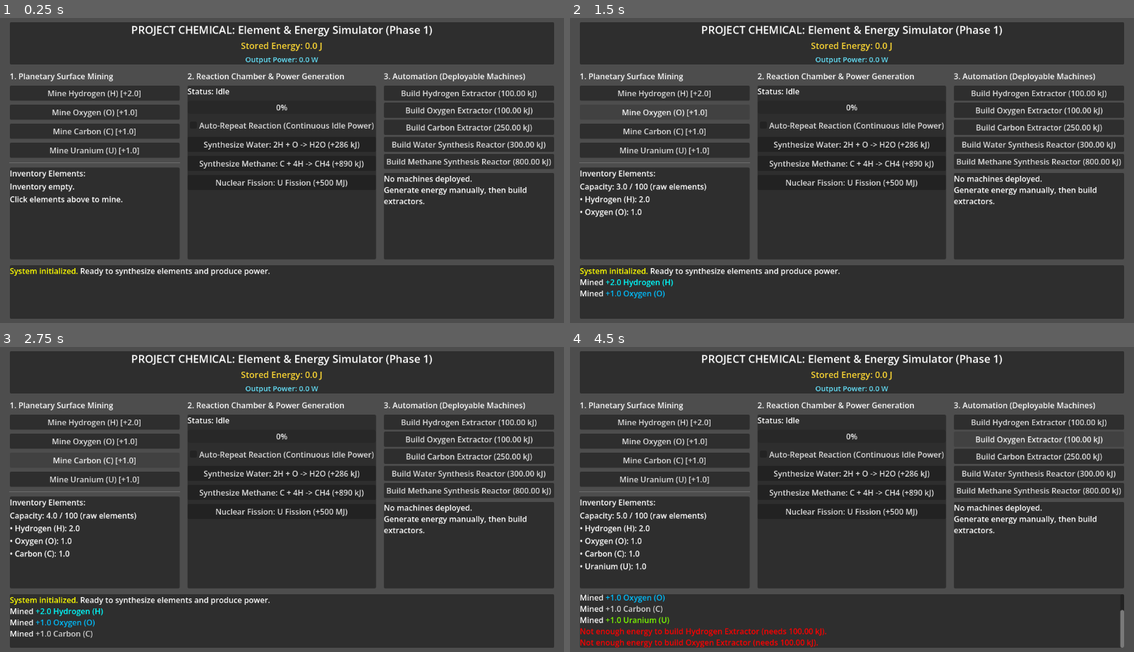
Above: before the commit, frames 1-4 (two rows, left to right).
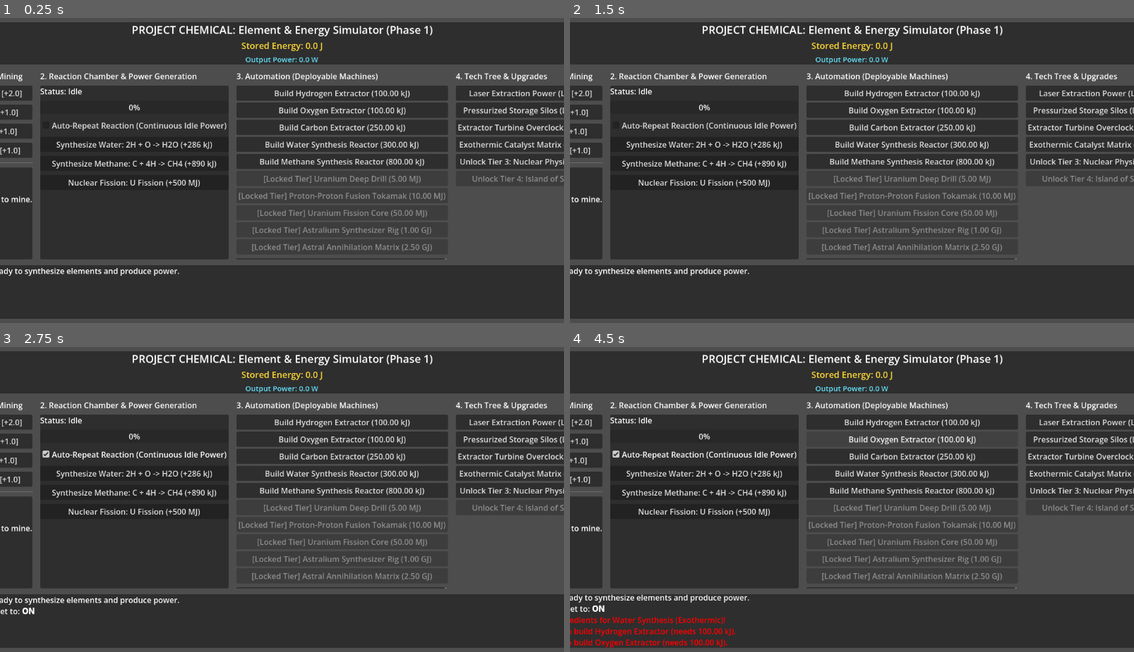
Above: after the commit, the same moments.

Repository: Aramanthy/project_chemical
Game: Godot game, scene res://src/scenes/main.tscn
The game is run twice, just before and just after one commit, with the same random seed, the same clock (stepped at 60 frames per second) and the same inputs.
Inputs (mouse positions are in pixels of both pictures, inside the frame that each line leads up to):
- Up to frame 1 (0.25 s): no input
- Up to frame 2 (1.5 s): click (665, 94) at 0.5 s, where only the run before the commit has a clickable "Mine Hydrogen (H) [+2.0]"; click (665, 112) at 1.25 s, where only the run before the commit has a clickable "Mine Oxygen (O) [+1.0]"
- Up to frame 3 (2.75 s): click (95, 459) at 2 s, where only the run before the commit has a clickable "Mine Carbon (C) [+1.0]"
- Up to frame 4 (4.5 s): click (665, 478) at 2.75 s, where only the run before the commit has a clickable "Mine Uranium (U) [+1.0]"; click "Build Hydrogen Extractor (100…" at 3.5 s; click "Build Oxygen Extractor (100.0…" at 4.25 s

The runs differ from the first frame. In frame 1, 24% of the frame differs, in the area x 0-100%, y 1-99%; in frame 2, 25%; in frame 3, 25%; in frame 4, 26%.

Commit message:
feat(progression): add TechTree upgrades, tier unlocks, and Tier 3/4 machines
- TechTree with scaling costs, prerequisites, and max levels
- Tier 3 Nuclear and Tier 4 Exotic machines in MachineCatalog
- Automatic propagation of multipliers in GameState
- Tech Tree & Upgrades UI column in main scene
- 7 unit tests in test_tech_tree.gd (45 total)

Diff:
--- a/src/core/auto_extractor.gd
+++ b/src/core/auto_extractor.gd
@@ -6,6 +6,7 @@
 
 var element_id: String = ""
 var rate_per_sec: float = 1.0
+var rate_multiplier: float = 1.0
 
 func step(dt: float, state: GameState) -> void:
 	if not enabled:
@@ -21,5 +22,5 @@
 	if not _draw_power(dt, state):
 		return
 
-	inv.add_element(element_id, rate_per_sec * dt)
+	inv.add_element(element_id, rate_per_sec * rate_multiplier * dt)
 	status = Status.RUNNING
--- a/src/core/machine_catalog.gd
+++ b/src/core/machine_catalog.gd
@@ -1,13 +1,13 @@
 class_name MachineCatalog
 extends RefCounted
 
-## Data definitions and factory for all buildable machines.
-## Numbers here are first-pass values; balancing happens in Stage 2 (progression).
+## Data definitions and factory for all buildable machines across all tiers.
 
 const DEFS: Dictionary = {
 	"extractor_h": {
 		"name": "Hydrogen Extractor",
 		"type": "extractor",
+		"tier": ElementData.Tier.TIER_1_LIGHT,
 		"element": "H",
 		"rate_per_sec": 1.0,
 		"power_draw_watts": 2000.0,
@@ -16,6 +16,7 @@
 	"extractor_o": {
 		"name": "Oxygen Extractor",
 		"type": "extractor",
+		"tier": ElementData.Tier.TIER_1_LIGHT,
 		"element": "O",
 		"rate_per_sec": 0.5,
 		"power_draw_watts": 2000.0,
@@ -24,6 +25,7 @@
 	"extractor_c": {
 		"name": "Carbon Extractor",
 		"type": "extractor",
+		"tier": ElementData.Tier.TIER_1_LIGHT,
 		"element": "C",
 		"rate_per_sec": 0.25,
 		"power_draw_watts": 3000.0,
@@ -32,6 +34,7 @@
 	"reactor_water": {
 		"name": "Water Synthesis Reactor",
 		"type": "reactor",
+		"tier": ElementData.Tier.TIER_1_LIGHT,
 		"recipe": "combustion_water",
 		"power_draw_watts": 0.0,
 		"build_cost_joules": 300000.0
@@ -39,9 +42,52 @@
 	"reactor_methane": {
 		"name": "Methane Synthesis Reactor",
 		"type": "reactor",
+		"tier": ElementData.Tier.TIER_1_LIGHT,
 		"recipe": "hydrocarbon_methane",
 		"power_draw_watts": 0.0,
 		"build_cost_joules": 800000.0
+	},
+	"extractor_u": {
+		"name": "Uranium Deep Drill",
+		"type": "extractor",
+		"tier": ElementData.Tier.TIER_3_HEAVY,
+		"element": "U",
+		"rate_per_sec": 0.2,
+		"power_draw_watts": 50000.0,
+		"build_cost_joules": 5000000.0
+	},
+	"reactor_fusion": {
+		"name": "Proton-Proton Fusion Tokamak",
+		"type": "reactor",
+		"tier": ElementData.Tier.TIER_3_HEAVY,
+		"recipe": "hydrogen_fusion",
+		"power_draw_watts": 25000.0,
+		"build_cost_joules": 10000000.0
+	},
+	"reactor_fission": {
+		"name": "Uranium Fission Core",
+		"type": "reactor",
+		"tier": ElementData.Tier.TIER_3_HEAVY,
+		"recipe": "uranium_fission",
+		"power_draw_watts": 100000.0,
+		"build_cost_joules": 50000000.0
+	},
+	"extractor_ex119": {
+		"name": "Astralium Synthesizer Rig",
+		"type": "extractor",
+		"tier": ElementData.Tier.TIER_4_EXOTIC,
+		"element": "EX_119",
+		"rate_per_sec": 0.25,
+		"power_draw_watts": 5000000.0,
+		"build_cost_joules": 1000000000.0
+	},
+	"reactor_astral": {
+		"name": "Astral Annihilation Matrix",
+		"type": "reactor",
+		"tier": ElementData.Tier.TIER_4_EXOTIC,
+		"recipe": "astral_annihilation",
+		"power_draw_watts": 10000000.0,
+		"build_cost_joules": 2500000000.0
 	}
 }
 
@@ -50,6 +96,9 @@
 
 static func get_build_cost(def_id: String) -> float:
 	return float(get_def(def_id).get("build_cost_joules", 0.0))
+
+static func get_tier(def_id: String) -> int:
+	return int(get_def(def_id).get("tier", ElementData.Tier.TIER_1_LIGHT))
 
 ## Instantiates a machine from its definition. Returns null for unknown ids.
 static func create(def_id: String) -> Machine:
--- a/src/scenes/main.gd
+++ b/src/scenes/main.gd
@@ -23,6 +23,10 @@
 @onready var auto_repeat_check: CheckBox = $VBoxContainer/Body/RightCol/ChamberPanel/VBox/AutoRepeatCheck
 @onready var build_buttons: VBoxContainer = $VBoxContainer/Body/AutoCol/BuildButtons
 @onready var machine_list: RichTextLabel = $VBoxContainer/Body/AutoCol/MachinePanel/MachineList
+@onready var upgrade_buttons: VBoxContainer = $VBoxContainer/Body/TechCol/UpgradeButtons
+
+var _upgrade_btn_map: Dictionary = {}  # { upgrade_id: Button }
+var _build_btn_map: Dictionary = {}    # { def_id: Button }
 
 func _ready() -> void:
 	# Initialize Headless Systems
@@ -31,23 +35,27 @@
 	energy_system = game_state.energy
 	inventory = game_state.inventory
 	chamber = ReactionChamber.new()
+	game_state.sync_chamber_modifiers(chamber)
 
 	# Connect Signals
 	energy_system.energy_changed.connect(_on_energy_changed)
 	energy_system.power_rate_updated.connect(_on_power_rate_updated)
 	inventory.inventory_updated.connect(_on_inventory_updated)
 	game_state.machine_added.connect(_on_machine_added)
+	game_state.tech_tree.upgrade_purchased.connect(_on_upgrade_purchased)
 
 	chamber.reaction_started.connect(_on_reaction_started)
 	chamber.reaction_progress_updated.connect(_on_reaction_progress)
 	chamber.reaction_completed.connect(_on_reaction_completed)
 
 	_create_build_buttons()
+	_create_upgrade_buttons()
 
 	# Initial UI Refresh
 	_update_energy_ui()
 	_update_inventory_ui()
 	_update_machine_list()
+	_update_upgrade_buttons()
 	_log("[color=yellow]System initialized.[/color] Ready to synthesize elements and produce power.")
 
 func _process(delta: float) -> void:
@@ -70,12 +78,71 @@
 		button.text = "Build %s (%s)" % [def["name"], EnergySystem.format_joules(def["build_cost_joules"])]
 		button.pressed.connect(_on_build_pressed.bind(def_id))
 		build_buttons.add_child(button)
+		_build_btn_map[def_id] = button
 
 func _on_build_pressed(def_id: String) -> void:
+	if not game_state.is_machine_unlocked(def_id):
+		_log("[color=red]%s requires a higher Tech Tier unlock![/color]" % MachineCatalog.get_def(def_id).get("name", def_id))
+		return
 	var cost: float = MachineCatalog.get_build_cost(def_id)
 	if game_state.build_machine(def_id) == null:
 		_log("[color=red]Not enough energy to build %s (needs %s).[/color]" % [
 			MachineCatalog.get_def(def_id).get("name", def_id), EnergySystem.format_joules(cost)])
+
+func _create_upgrade_buttons() -> void:
+	if not upgrade_buttons:
+		return
+	for upgrade_id in TechTree.UPGRADES.keys():
+		var button := Button.new()
+		button.pressed.connect(_on_upgrade_pressed.bind(upgrade_id))
+		upgrade_buttons.add_child(button)
+		_upgrade_btn_map[upgrade_id] = button
+
+func _on_upgrade_pressed(upgrade_id: String) -> void:
+	var def: Dictionary = TechTree.UPGRADES.get(upgrade_id, {})
+	if not game_state.tech_tree.is_prerequisite_met(upgrade_id):
+		_log("[color=red]Upgrade prerequisite not met for %s.[/color]" % def.get("name", upgrade_id))
+		return
+	if game_state.tech_tree.is_maxed(upgrade_id):
+		_log("[color=orange]%s is already at max level.[/color]" % def.get("name", upgrade_id))
+		return
+	var cost: float = game_state.tech_tree.get_next_cost(upgrade_id)
+	if not game_state.purchase_upgrade(upgrade_id):
+		_log("[color=red]Not enough energy for %s (needs %s).[/color]" % [
+			def.get("name", upgrade_id), EnergySystem.format_joules(cost)])
+
+func _on_upgrade_purchased(upgrade_id: String, new_level: int) -> void:
+	var def: Dictionary = TechTree.UPGRADES.get(upgrade_id, {})
+	game_state.sync_chamber_modifiers(chamber)
+	_update_upgrade_buttons()
+	_update_inventory_ui()
+	_log("[color=gold]Upgrade purchased: %s (Lv.%d)![/color]" % [def.get("name", upgrade_id), new_level])
+
+func _update_upgrade_buttons() -> void:
+	for upgrade_id in _upgrade_btn_map.keys():
+		var btn: Button = _upgrade_btn_map[upgrade_id]
+		var def: Dictionary = TechTree.UPGRADES[upgrade_id]
+		var lvl: int = game_state.tech_tree.get_level(upgrade_id)
+		var max_lvl: int = game_state.tech_tree.get_max_level(upgrade_id)
+		if game_state.tech_tree.is_maxed(upgrade_id):
+			btn.text = "%s [MAX Lv.%d]" % [def["name"], lvl]
+			btn.disabled = true
+		elif not game_state.tech_tree.is_prerequisite_met(upgrade_id):
+			btn.text = "%s [LOCKED]" % def["name"]
+			btn.disabled = true
+		else:
+			var cost: float = game_state.tech_tree.get_next_cost(upgrade_id)
+			btn.text = "%s (Lv.%d/%d) — %s" % [def["name"], lvl, max_lvl, EnergySystem.format_joules(cost)]
+			btn.disabled = false
+	for def_id in _build_btn_map.keys():
+		var bbtn: Button = _build_btn_map[def_id]
+		var mdef: Dictionary = MachineCatalog.get_def(def_id)
+		if game_state.is_machine_unlocked(def_id):
+			bbtn.text = "Build %s (%s)" % [mdef["name"], EnergySystem.format_joules(mdef["build_cost_joules"])]
+			bbtn.disabled = false
+		else:
+			bbtn.text = "[Locked Tier] %s (%s)" % [mdef["name"], EnergySystem.format_joules(mdef["build_cost_joules"])]
+			bbtn.disabled = true
 
 func _on_machine_added(machine: Machine) -> void:
 	_log("[color=violet]Deployed #%d %s.[/color]" % [machine.id, machine.display_name])
@@ -101,19 +168,22 @@
 # --- USER INTERACTIONS (GATHERING & REACTIONS) ---
 
 func _on_mine_hydrogen_pressed() -> void:
-	var added: float = inventory.add_element("H", 2.0)
+	var added: float = inventory.add_element("H", 2.0 * game_state.tech_tree.get_mining_multiplier())
 	_log("Mined [color=cyan]+%.1f Hydrogen (H)[/color]" % added)
 
 func _on_mine_oxygen_pressed() -> void:
-	var added: float = inventory.add_element("O", 1.0)
+	var added: float = inventory.add_element("O", 1.0 * game_state.tech_tree.get_mining_multiplier())
 	_log("Mined [color=deep_sky_blue]+%.1f Oxygen (O)[/color]" % added)
 
 func _on_mine_carbon_pressed() -> void:
-	var added: float = inventory.add_element("C", 1.0)
+	var added: float = inventory.add_element("C", 1.0 * game_state.tech_tree.get_mining_multiplier())
 	_log("Mined [color=light_gray]+%.1f Carbon (C)[/color]" % added)
 
 func _on_mine_uranium_pressed() -> void:
-	var added: float = inventory.add_element("U", 1.0)
+	if not game_state.is_element_unlocked("U"):
+		_log("[color=red]Uranium (U) requires Unlock Tier 3: Nuclear Physics![/color]")
+		return
+	var added: float = inventory.add_element("U", 1.0 * game_state.tech_tree.get_mining_multiplier())
 	_log("Mined [color=lawn_green]+%.1f Uranium (U)[/color]" % added)
 
 func _on_start_water_reaction_pressed() -> void:
@@ -131,6 +201,9 @@
 
 func _trigger_recipe(recipe_id: String) -> void:
 	var recipe: Dictionary = ElementData.get_recipe(recipe_id)
+	if not game_state.is_recipe_unlocked(recipe_id):
+		_log("[color=red]%s requires a higher Tech Tier unlock![/color]" % recipe.get("name", recipe_id))
+		return
 	if chamber.state == ReactionChamber.State.PROCESSING:
 		_log("[color=orange]Reaction Chamber is currently busy![/color]")
 		return
--- a/src/scenes/main.tscn
+++ b/src/scenes/main.tscn
@@ -165,6 +165,20 @@
 bbcode_enabled = true
 text = "No machines deployed."
 
+[node name="TechCol" type="VBoxContainer" parent="VBoxContainer/Body"]
+layout_mode = 2
+size_flags_horizontal = 3
+theme_override_constants/separation = 8
+
+[node name="TechHeader" type="Label" parent="VBoxContainer/Body/TechCol"]
+layout_mode = 2
+theme_override_font_sizes/font_size = 16
+text = "4. Tech Tree & Upgrades"
+
+[node name="UpgradeButtons" type="VBoxContainer" parent="VBoxContainer/Body/TechCol"]
+layout_mode = 2
+theme_override_constants/separation = 4
+
 [node name="Footer" type="PanelContainer" parent="VBoxContainer"]
 layout_mode = 2
 custom_minimum_size = Vector2(0, 110)
--- a/src/systems/game_state.gd
+++ b/src/systems/game_state.gd
@@ -1,29 +1,88 @@
 class_name GameState
 extends RefCounted
 
-## Aggregate root holding all simulation state: energy, storage, and deployed machines.
-## Contains no rendering code; views observe it through signals.
+## Aggregate root holding all simulation state: energy, storage, tech tree,
+## and deployed machines. Contains no rendering code; views observe it via signals.
 
 signal machine_added(machine: Machine)
 signal machine_removed(machine: Machine)
 
 var energy: EnergySystem = EnergySystem.new()
 var inventory: PlayerInventory = PlayerInventory.new()
+var tech_tree: TechTree = TechTree.new()
 var machines: Array[Machine] = []
 
 var _next_machine_id: int = 1
 
-## Registers an already-constructed machine and assigns it a unique id.
+func _init() -> void:
+	tech_tree.upgrade_purchased.connect(_on_upgrade_purchased)
+
+func _on_upgrade_purchased(_upgrade_id: String, _new_level: int) -> void:
+	apply_tech_modifiers()
+
+## Synchronizes inventory capacity and all machine multipliers with current TechTree levels.
+func apply_tech_modifiers() -> void:
+	inventory.max_capacity = tech_tree.get_max_storage_capacity()
+	var ext_mult: float = tech_tree.get_extractor_rate_multiplier()
+	var spd_mult: float = tech_tree.get_reaction_speed_multiplier()
+	var yld_mult: float = tech_tree.get_reaction_yield_multiplier()
+	for m in machines:
+		_apply_modifiers_to_machine(m, ext_mult, spd_mult, yld_mult)
+
+func _apply_modifiers_to_machine(m: Machine, ext_mult: float, spd_mult: float, yld_mult: float) -> void:
+	if m is AutoExtractor:
+		(m as AutoExtractor).rate_multiplier = ext_mult
+	elif m is ReactorMachine:
+		var rm := m as ReactorMachine
+		rm.chamber.speed_multiplier = spd_mult
+		rm.chamber.yield_multiplier = yld_mult
+
+## Applies current reaction speed and yield multipliers to a handheld ReactionChamber.
+func sync_chamber_modifiers(chamber: ReactionChamber) -> void:
+	chamber.speed_multiplier = tech_tree.get_reaction_speed_multiplier()
+	chamber.yield_multiplier = tech_tree.get_reaction_yield_multiplier()
+
+## Purchases an upgrade through the TechTree and immediately applies its effects.
+func purchase_upgrade(upgrade_id: String) -> bool:
+	return tech_tree.purchase(upgrade_id, energy)
+
+func is_element_unlocked(element_id: String) -> bool:
+	var elem: Dictionary = ElementData.get_element(element_id)
+	if elem.is_empty():
+		return false
+	return tech_tree.is_tier_unlocked(int(elem.get("tier", ElementData.Tier.TIER_1_LIGHT)))
+
+func is_recipe_unlocked(recipe_id: String) -> bool:
+	var recipe: Dictionary = ElementData.get_recipe(recipe_id)
+	if recipe.is_empty():
+		return false
+	return tech_tree.is_tier_unlocked(int(recipe.get("tier", ElementData.Tier.TIER_1_LIGHT)))
+
+func is_machine_unlocked(def_id: String) -> bool:
+	var def: Dictionary = MachineCatalog.get_def(def_id)
+	if def.is_empty():
+		return false
+	return tech_tree.is_tier_unlocked(MachineCatalog.get_tier(def_id))
+
+## Registers an already-constructed machine, applies tech modifiers, and assigns a unique id.
 func add_machine(machine: Machine) -> Machine:
 	machine.id = _next_machine_id
 	_next_machine_id += 1
+	_apply_modifiers_to_machine(
+		machine,
+		tech_tree.get_extractor_rate_multiplier(),
+		tech_tree.get_reaction_speed_multiplier(),
+		tech_tree.get_reaction_yield_multiplier()
+	)
 	machines.append(machine)
 	machine_added.emit(machine)
 	return machine
 
-## Pays the build cost in energy and deploys the machine.
-## Returns null (and spends nothing) if the id is unknown or energy is insufficient.
+## Pays the build cost in energy and deploys the machine if unlocked and affordable.
+## Returns null (and spends nothing) if unknown, locked, or energy is insufficient.
 func build_machine(def_id: String) -> Machine:
+	if not is_machine_unlocked(def_id):
+		return null
 	var machine: Machine = MachineCatalog.create(def_id)
 	if machine == null:
 		return null
--- /dev/null
+++ b/src/systems/tech_tree.gd
@@ -0,0 +1,137 @@
+class_name TechTree
+extends RefCounted
+
+## Manages energy-purchased upgrades, scaling multipliers, and tier unlocks
+## (kW -> MW -> GW -> TW progression).
+
+signal upgrade_purchased(upgrade_id: String, new_level: int)
+
+const UPGRADES: Dictionary = {
+	"mining_laser": {
+		"name": "Laser Extraction Power",
+		"description": "+50% manual mining yield per level.",
+		"base_cost_joules": 50000.0,
+		"cost_scale": 2.0,
+		"max_level": 10,
+		"requires": ""
+	},
+	"storage_expansion": {
+		"name": "Pressurized Storage Silos",
+		"description": "+100 raw-element storage capacity per level.",
+		"base_cost_joules": 100000.0,
+		"cost_scale": 1.8,
+		"max_level": 10,
+		"requires": ""
+	},
+	"extractor_overclock": {
+		"name": "Extractor Turbine Overclock",
+		"description": "+25% extraction rate on all AutoExtractors per level.",
+		"base_cost_joules": 200000.0,
+		"cost_scale": 2.2,
+		"max_level": 10,
+		"requires": ""
+	},
+	"reactor_catalysts": {
+		"name": "Exothermic Catalyst Matrix",
+		"description": "+20% reaction speed and +25% energy yield per level.",
+		"base_cost_joules": 400000.0,
+		"cost_scale": 2.5,
+		"max_level": 10,
+		"requires": ""
+	},
+	"unlock_tier_3_nuclear": {
+		"name": "Unlock Tier 3: Nuclear Physics",
+		"description": "Unlocks Hydrogen Fusion, Uranium Fission, and Tier 3 machines (GW scale).",
+		"base_cost_joules": 2000000.0,
+		"cost_scale": 1.0,
+		"max_level": 1,
+		"requires": ""
+	},
+	"unlock_tier_4_exotic": {
+		"name": "Unlock Tier 4: Island of Stability",
+		"description": "Unlocks superheavy Astralium (EX_119) synthesis and cosmic reactors (TW scale).",
+		"base_cost_joules": 500000000.0,
+		"cost_scale": 1.0,
+		"max_level": 1,
+		"requires": "unlock_tier_3_nuclear"
+	}
+}
+
+const BASE_STORAGE_CAPACITY: float = 100.0
+
+var levels: Dictionary = {}  # { upgrade_id: int }
+
+func get_level(upgrade_id: String) -> int:
+	return int(levels.get(upgrade_id, 0))
+
+func get_max_level(upgrade_id: String) -> int:
+	var def: Dictionary = UPGRADES.get(upgrade_id, {})
+	return int(def.get("max_level", 0))
+
+func is_maxed(upgrade_id: String) -> bool:
+	var max_lvl: int = get_max_level(upgrade_id)
+	return max_lvl > 0 and get_level(upgrade_id) >= max_lvl
+
+func is_prerequisite_met(upgrade_id: String) -> bool:
+	var def: Dictionary = UPGRADES.get(upgrade_id, {})
+	if def.is_empty():
+		return false
+	var req: String = str(def.get("requires", ""))
+	if req == "":
+		return true
+	return get_level(req) >= 1
+
+## Cost in Joules for the next level of `upgrade_id`. Returns INF if invalid or maxed.
+func get_next_cost(upgrade_id: String) -> float:
+	var def: Dictionary = UPGRADES.get(upgrade_id, {})
+	if def.is_empty() or is_maxed(upgrade_id):
+		return INF
+	var lvl: int = get_level(upgrade_id)
+	var base: float = float(def["base_cost_joules"])
+	var scale: float = float(def["cost_scale"])
+	return round(base * pow(scale, lvl))
+
+func can_purchase(upgrade_id: String, energy: EnergySystem) -> bool:
+	if not UPGRADES.has(upgrade_id):
+		return false
+	if is_maxed(upgrade_id) or not is_prerequisite_met(upgrade_id):
+		return false
+	return energy.has_energy(get_next_cost(upgrade_id))
+
+func purchase(upgrade_id: String, energy: EnergySystem) -> bool:
+	if not can_purchase(upgrade_id, energy):
+		return false
+	var cost: float = get_next_cost(upgrade_id)
+	if not energy.consume_energy(cost):
+		return false
+	var new_level: int = get_level(upgrade_id) + 1
+	levels[upgrade_id] = new_level
+	upgrade_purchased.emit(upgrade_id, new_level)
+	return true
+
+# --- DERIVED MULTIPLIERS & UNLOCKS ---
+
+func get_mining_multiplier() -> float:
+	return 1.0 + 0.5 * float(get_level("mining_laser"))
+
+func get_max_storage_capacity() -> float:
+	return BASE_STORAGE_CAPACITY + 100.0 * float(get_level("storage_expansion"))
+
+func get_extractor_rate_multiplier() -> float:
+	return 1.0 + 0.25 * float(get_level("extractor_overclock"))
+
+func get_reaction_speed_multiplier() -> float:
+	return 1.0 + 0.20 * float(get_level("reactor_catalysts"))
+
+func get_reaction_yield_multiplier() -> float:
+	return 1.0 + 0.25 * float(get_level("reactor_catalysts"))
+
+func get_max_unlocked_tier() -> int:
+	if get_level("unlock_tier_4_exotic") >= 1:
+		return ElementData.Tier.TIER_4_EXOTIC
+	if get_level("unlock_tier_3_nuclear") >= 1:
+		return ElementData.Tier.TIER_3_HEAVY
+	return ElementData.Tier.TIER_2_REFINED
+
+func is_tier_unlocked(tier: int) -> bool:
+	return tier <= get_max_unlocked_tier()
--- a/src/tests/test_main_scene.gd
+++ b/src/tests/test_main_scene.gd
@@ -16,12 +16,13 @@
 
 func test_all_onready_nodes_resolve() -> void:
 	for prop in ["energy_label", "power_label", "inventory_label", "progress_bar",
-			"status_label", "log_box", "auto_repeat_check", "build_buttons", "machine_list"]:
+			"status_label", "log_box", "auto_repeat_check", "build_buttons", "machine_list", "upgrade_buttons"]:
 		assert_true(scene.get(prop) != null, "Node for '%s' not found" % prop)
 	_cleanup()
 
 func test_build_buttons_created_for_every_machine() -> void:
 	assert_eq(scene.build_buttons.get_child_count(), MachineCatalog.DEFS.size())
+	assert_eq(scene.upgrade_buttons.get_child_count(), TechTree.UPGRADES.size())
 	_cleanup()
 
 func test_manual_play_to_first_automation() -> void:
--- /dev/null
+++ b/src/tests/test_tech_tree.gd
@@ -0,0 +1,73 @@
+extends TestCase
+
+var state: GameState
+var sim: SimulationLoop
+
+func before_each() -> void:
+	state = GameState.new()
+	sim = SimulationLoop.new(state)
+
+func test_initial_multipliers_and_tier() -> void:
+	assert_almost_eq(state.tech_tree.get_mining_multiplier(), 1.0)
+	assert_almost_eq(state.tech_tree.get_max_storage_capacity(), 100.0)
+	assert_almost_eq(state.tech_tree.get_extractor_rate_multiplier(), 1.0)
+	assert_almost_eq(state.tech_tree.get_reaction_speed_multiplier(), 1.0)
+	assert_almost_eq(state.tech_tree.get_reaction_yield_multiplier(), 1.0)
+	assert_eq(state.tech_tree.get_max_unlocked_tier(), ElementData.Tier.TIER_2_REFINED)
+
+func test_purchase_fails_without_energy() -> void:
+	assert_false(state.purchase_upgrade("mining_laser"))
+	assert_eq(state.tech_tree.get_level("mining_laser"), 0)
+
+func test_purchase_scales_cost_and_updates_multipliers() -> void:
+	state.energy.add_energy(500000.0)
+	assert_almost_eq(state.tech_tree.get_next_cost("mining_laser"), 50000.0)
+	assert_true(state.purchase_upgrade("mining_laser"))
+	assert_eq(state.tech_tree.get_level("mining_laser"), 1)
+	assert_almost_eq(state.tech_tree.get_mining_multiplier(), 1.5)
+	assert_almost_eq(state.tech_tree.get_next_cost("mining_laser"), 100000.0)
+
+func test_storage_expansion_immediately_updates_inventory_capacity() -> void:
+	state.energy.add_energy(150000.0)
+	assert_true(state.purchase_upgrade("storage_expansion"))
+	assert_almost_eq(state.inventory.max_capacity, 200.0)
+
+func test_extractor_and_reactor_upgrades_propagate_to_existing_and_new_machines() -> void:
+	state.energy.add_energy(2000000.0)
+	var ext: AutoExtractor = state.add_machine(MachineCatalog.create("extractor_h")) as AutoExtractor
+	var react: ReactorMachine = state.add_machine(MachineCatalog.create("reactor_water")) as ReactorMachine
+	assert_almost_eq(ext.rate_multiplier, 1.0)
+	assert_almost_eq(react.chamber.speed_multiplier, 1.0)
+
+	assert_true(state.purchase_upgrade("extractor_overclock"))
+	assert_true(state.purchase_upgrade("reactor_catalysts"))
+	assert_almost_eq(ext.rate_multiplier, 1.25, 0.001, "Existing extractor updated")
+	assert_almost_eq(react.chamber.speed_multiplier, 1.20, 0.001, "Existing reactor speed updated")
+	assert_almost_eq(react.chamber.yield_multiplier, 1.25, 0.001, "Existing reactor yield updated")
+
+	var ext2: AutoExtractor = state.add_machine(MachineCatalog.create("extractor_o")) as AutoExtractor
+	assert_almost_eq(ext2.rate_multiplier, 1.25, 0.001, "Newly added extractor receives multiplier")
+
+func test_tier_3_and_tier_4_unlock_gates_machines_and_prerequisites() -> void:
+	state.energy.add_energy(10000000000.0)
+	# Cannot build Tier 3 or purchase Tier 4 before Tier 3 is unlocked
+	assert_false(state.is_machine_unlocked("extractor_u"))
+	assert_eq(state.build_machine("extractor_u"), null)
+	assert_false(state.purchase_upgrade("unlock_tier_4_exotic"), "Tier 4 requires Tier 3 first")
+
+	# Unlock Tier 3
+	assert_true(state.purchase_upgrade("unlock_tier_3_nuclear"))
+	assert_true(state.is_machine_unlocked("extractor_u"))
+	assert_true(state.build_machine("extractor_u") != null)
+	assert_false(state.is_machine_unlocked("reactor_astral"))
+
+	# Now Tier 4 can be unlocked
+	assert_true(state.purchase_upgrade("unlock_tier_4_exotic"))
+	assert_true(state.is_machine_unlocked("reactor_astral"))
+	assert_true(state.build_machine("reactor_astral") != null)
+
+func test_max_level_caps_purchases() -> void:
+	state.energy.add_energy(10000000.0)
+	assert_true(state.purchase_upgrade("unlock_tier_3_nuclear"))
+	assert_true(state.tech_tree.is_maxed("unlock_tier_3_nuclear"))
+	assert_false(state.purchase_upgrade("unlock_tier_3_nuclear"))
Not shown, added: src/systems/tech_tree.gd.uid
Not shown, added: src/tests/test_tech_tree.gd.uid
Not shown, changed: CHANGELOG.md
Not shown, changed: GAME_DESIGN.md
